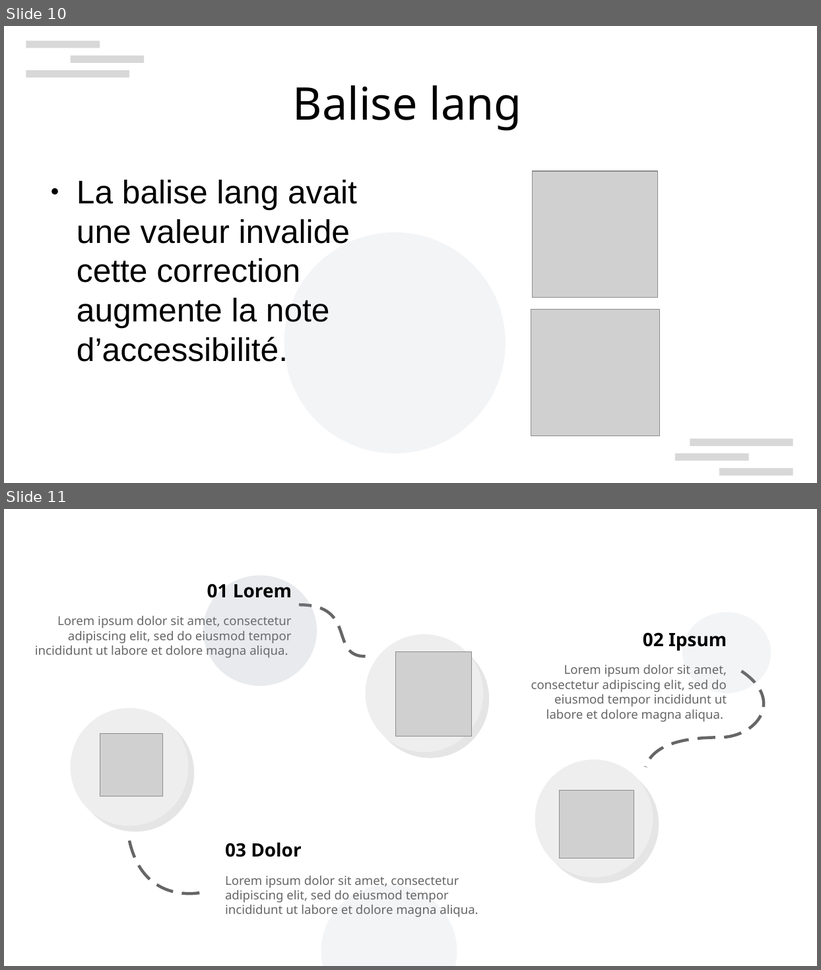
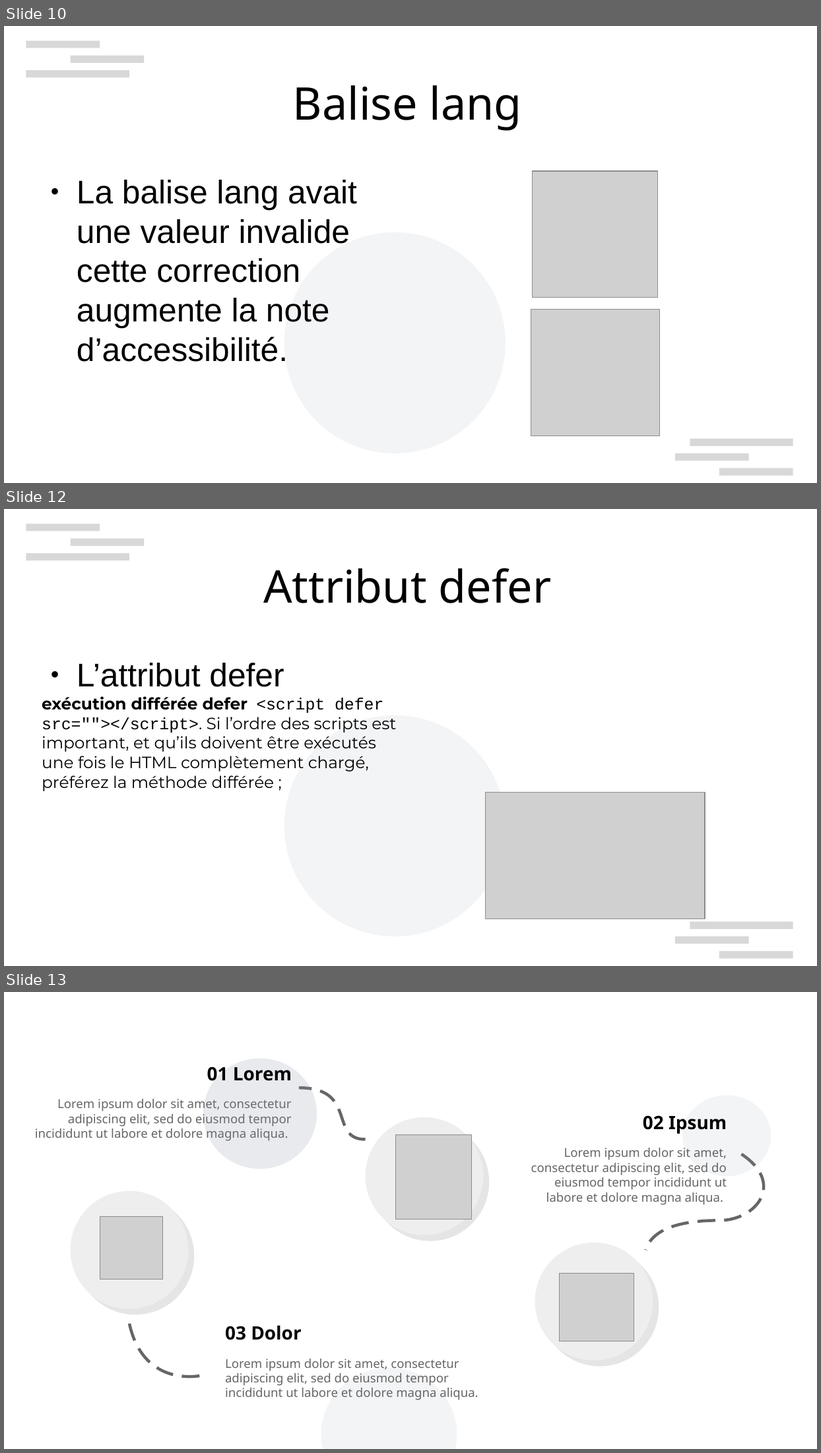
Before and after one commit to Fibre44/DENISNicolas_4_09112021, a slide deck: Soutenance/Soutenance.odp. Shown one above the other, each under a label of ours: slides 10 and 11 before the commit, slides 10, 12 and 13 after it; the slides between them are not shown. The pictures are 821x970 and 821x1453 pixels, drawn with LibreOffice and Linux fonts; fonts in the diff are those of the drawing; grey boxes stand for pictures; background and template pictures are left out. Boxes give left, top, right and bottom in pixels: in the first picture for what was removed or moved away, otherwise in the second. Text is boxed around its words. In the diff, an @@ line names an element or a change of style, - is before the commit and + after.

```diff
--- a/Soutenance/Soutenance.odp
+++ b/Soutenance/Soutenance.odp
@@ slide 12 added at (x1=4, y1=509, x2=817, y2=966), background #FFFFFF; not listed: 7 template elements that a slide beside it also shows @@
@@ title added at (x1=263, y1=568, x2=552, y2=603), 44 pt, text #000000 @@
+Attribut defer
@@ text added at (x1=42, y1=663, x2=396, y2=791), 16 pt, text #000000 @@
+● L’attribut defer
+exécution différée defer <script defer src=""></script>. Si l’ordre des scripts est important, et qu’ils doivent être exécutés une fois le HTML complètement chargé, préférez la méthode différée ;
@@ picture added at (x1=486, y1=793, x2=706, y2=920) @@
@@ what was slide 11 is now slide 13 @@
```
Also in this commit, not shown: 1 slide changed, 1 other slide added, 2 other files.
